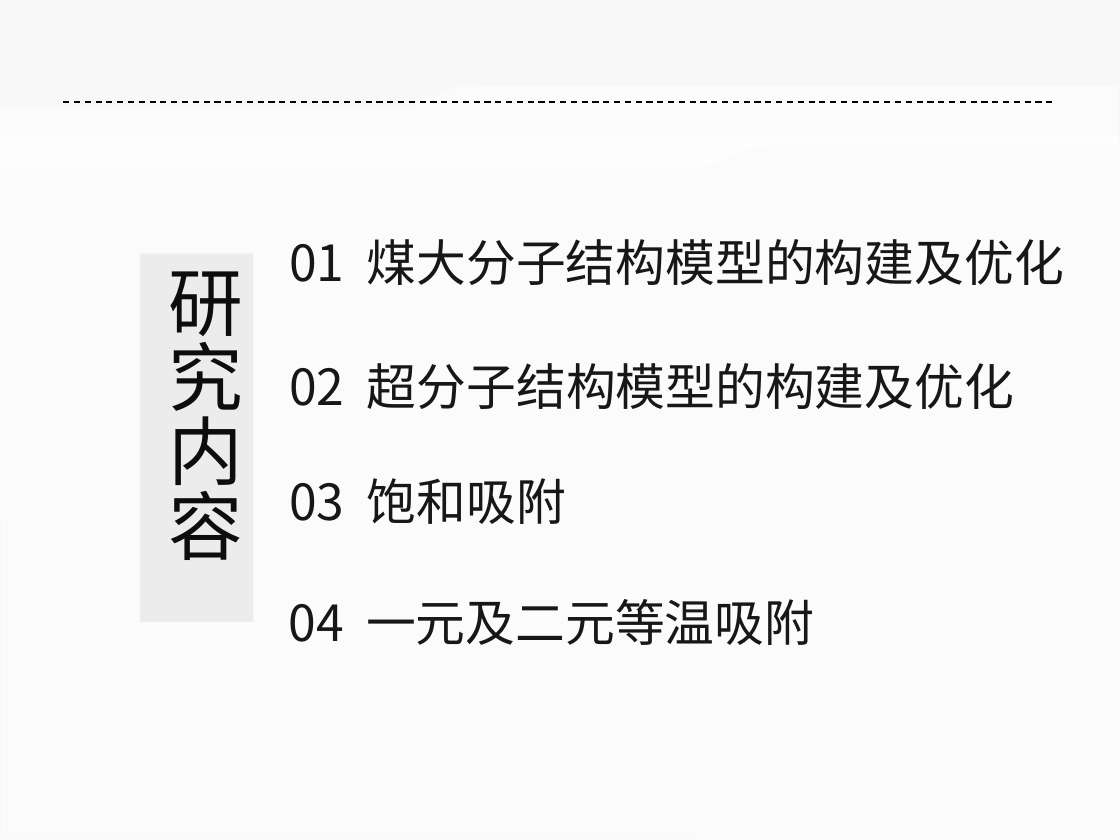
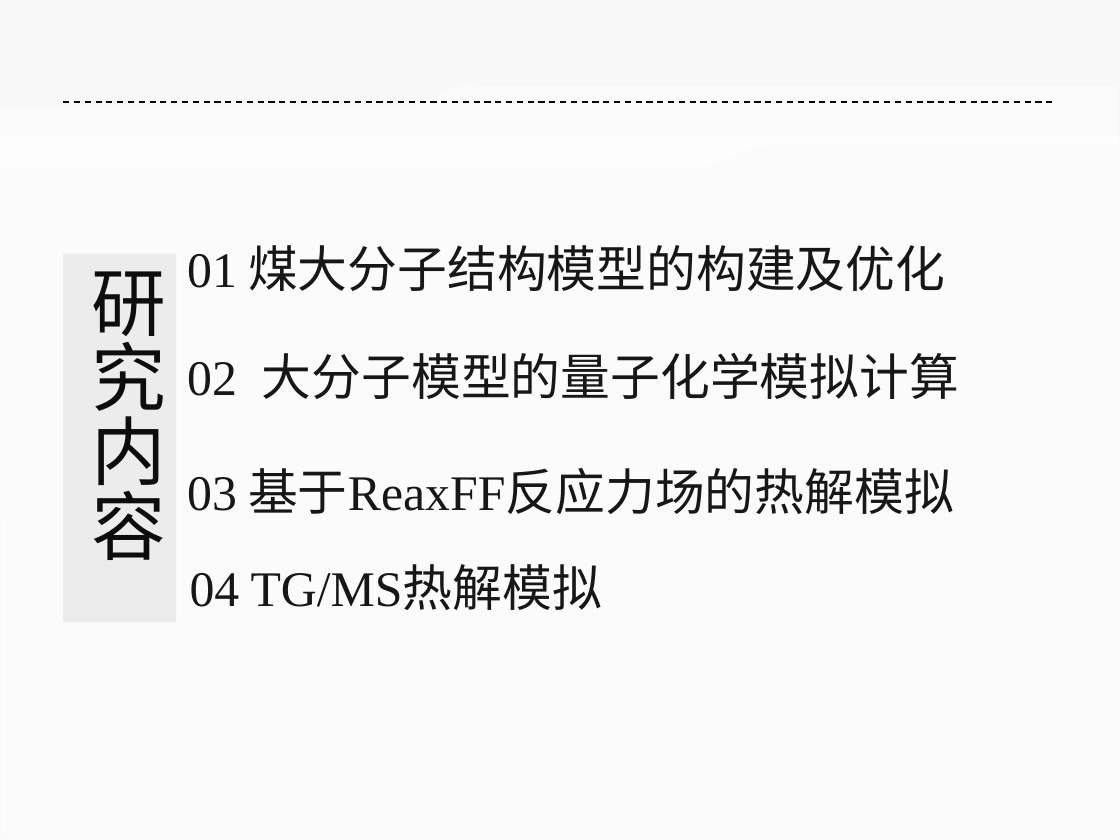
Before and after one commit to ilvcr/GraduationProject, a slide deck: slide 7 of ppt/yoghourtppt.pptx (slide 8 before the commit). Drawn at 1120x840 pixels with LibreOffice and Linux fonts; fonts in the diff are those of the drawing. Boxes give left, top, right and bottom in pixels: in the first picture for what was removed or moved away, otherwise in the second. Text is boxed around its words. In the diff, an @@ line names an element or a change of style, - is before the commit and + after.

```diff
--- a/ppt/yoghourtppt.pptx
+++ b/ppt/yoghourtppt.pptx
@@ text "01 煤大分子结构模型的构建及优化": place and size @@
-text "01 煤大分子结构模型的构建及优化" at [289, 239, 1064, 285]
+text "01 煤大分子结构模型的构建及优化" at [187, 245, 945, 291]
@@ text "01 煤大分子结构模型的构建及优化" at [187, 245, 945, 291]: font Noto Sans CJK SC to Times New Roman in "01" @@
@@ rectangle "研究内容": place and size @@
-rectangle "研究内容" at [140, 254, 253, 623]
+rectangle "研究内容" at [63, 254, 176, 623]
@@ text at [187, 353, 959, 399]: text changed @@
-02 超分子结构模型的构建及优化
+02 大分子模型的量子化学模拟计算
@@ text at [187, 468, 954, 514]: text changed; font Noto Sans CJK SC to Times New Roman @@
-03 饱和吸附
+03 基于ReaxFF反应力场的热解模拟
@@ text added at [190, 567, 602, 610], 32 pt, text #181717 @@
+04 TG/MS热解模拟
@@ text removed at [288, 599, 814, 645] @@
-04 一元及二元等温吸附
```
Also in this commit, not shown: 16 other slides changed, 30 slides added, 18 slides removed, 1 other file.
